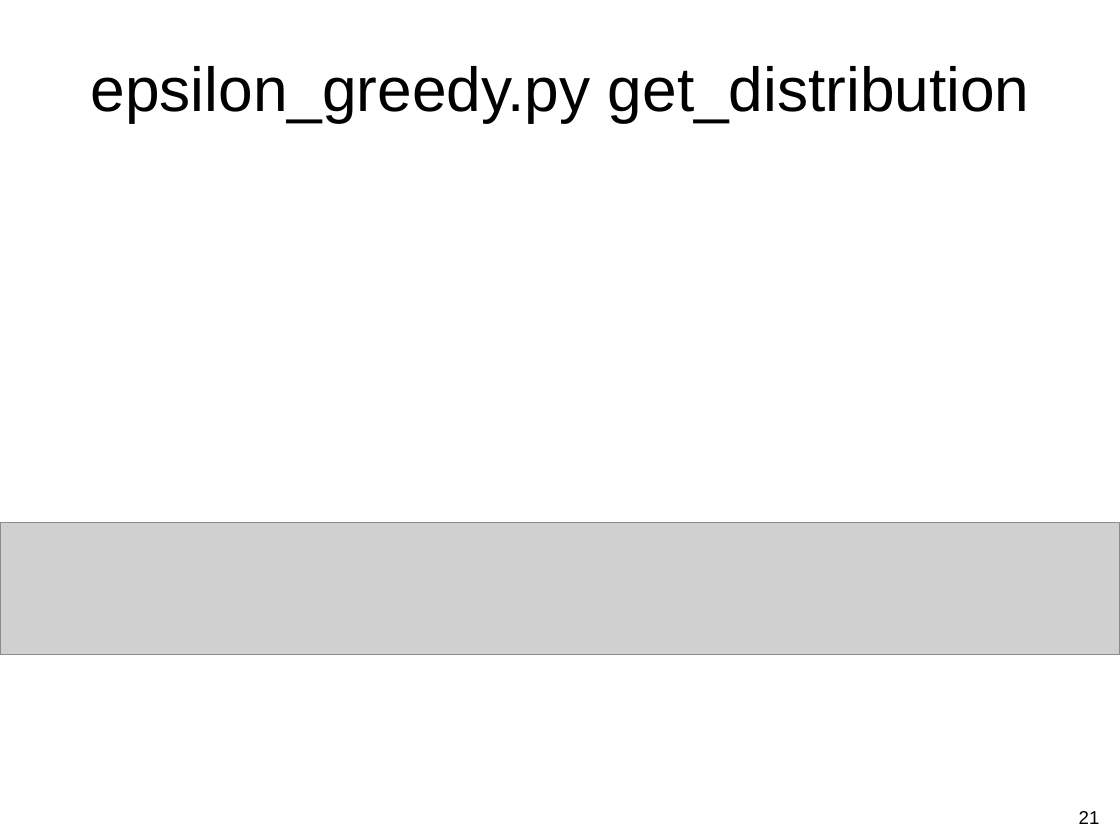
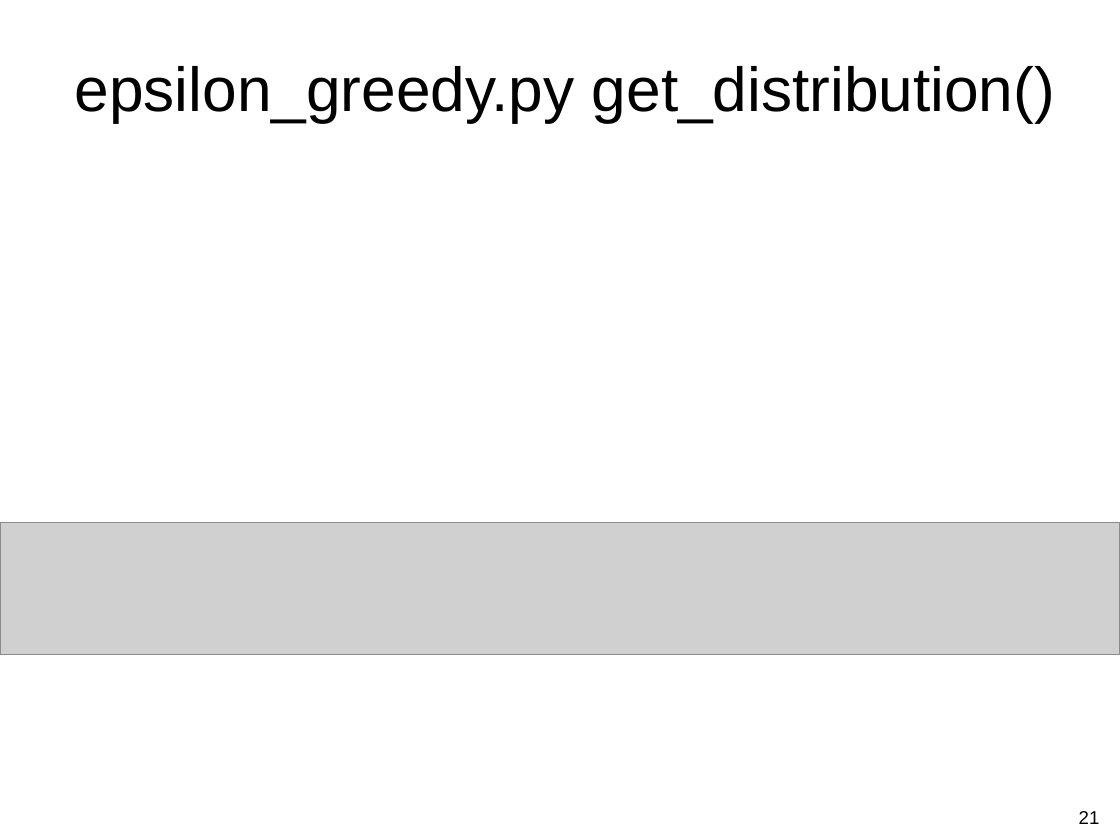
Before and after one commit to guzonghua/saav, a slide deck: slide 21 of PPTs/Lab3 Highway Env.pptx. Drawn at 1120x840 pixels with LibreOffice and Linux fonts; fonts in the diff are those of the drawing; grey boxes stand for pictures. Boxes give left, top, right and bottom in pixels: in the first picture for what was removed or moved away, otherwise in the second. Text is boxed around its words. In the diff, an @@ line names an element or a change of style, - is before the commit and + after.

```diff
--- a/PPTs/Lab3 Highway Env.pptx
+++ b/PPTs/Lab3 Highway Env.pptx
@@ title at (75, 66, 1055, 122): text changed @@
-epsilon_greedy.py get_distribution
+epsilon_greedy.py get_distribution()
```
Also in this commit, not shown: 1 other slide changed, 8 other files.
